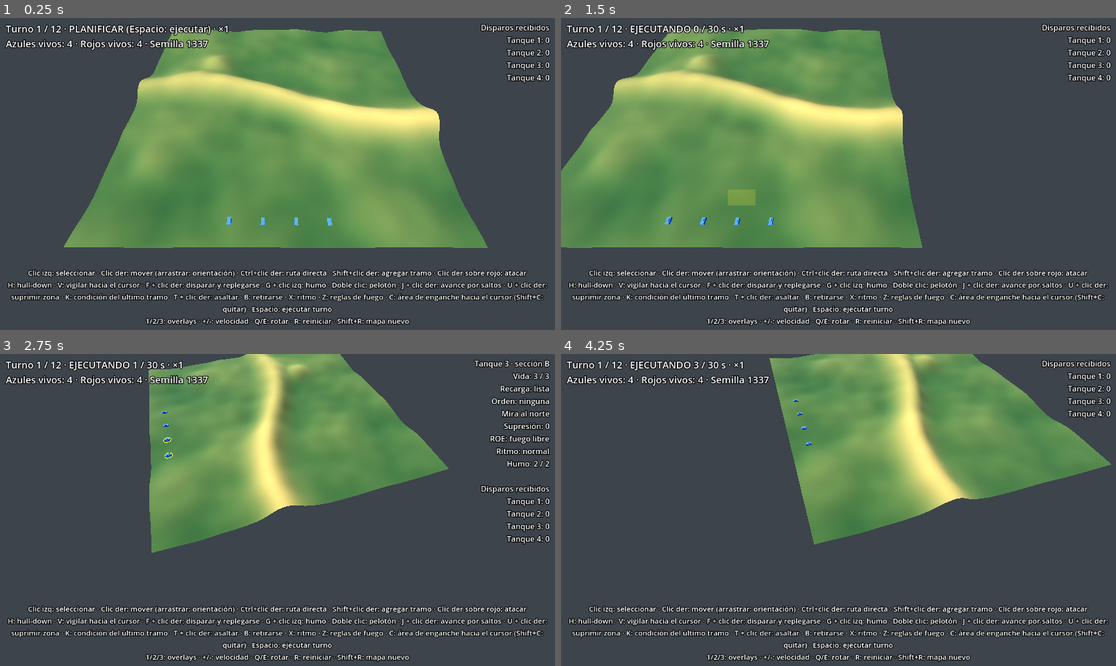
Above: before the commit, frames 1-4 (two rows, left to right).
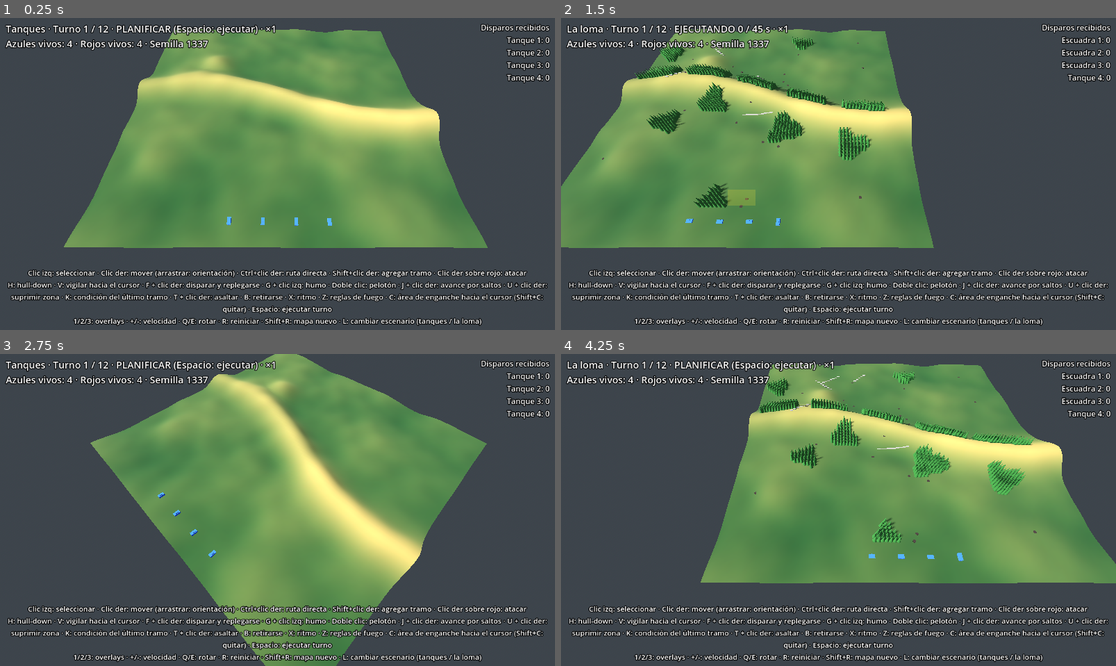
Above: after the commit, the same moments.

Repository: LeandroK99/Demogamev1
Game: Godot game, scene res://main.tscn
Same seed, same stepped clock (60 frames per second), same inputs: the game is played once before the commit and once after it.
Inputs (mouse positions are in pixels of both pictures, inside the frame that each line leads up to):
- Up to frame 1 (0.25 s): no input
- Up to frame 2 (1.5 s): tap Enter at 0.5 s; move the mouse to (960, 158) at 0.52 s; hold D 0.53-1.25 s; tap L at 0.6 s; click (960, 158) at 0.67 s; tap Space at 0.77 s; drag from (727, 189) to (810, 236) at 1.27 s
- Up to frame 3 (2.75 s): move the mouse to (333, 441) at 2.02 s; hold D from 2.03 s (still down); hold Q from 2.03 s (still down); tap L at 2.3 s
- Up to frame 4 (4.25 s): release D at 2.75 s; release Q at 2.75 s; drag from (810, 572) to (672, 463) at 2.77 s; move the mouse to (1005, 556) at 3.52 s; hold A from 3.53 s (still down); tap H at 3.6 s; tap Space at 3.77 s; tap L at 3.8 s

The runs differ from the first frame. In frame 1, 1.9% of the frame differs, in the area x 2-87%, y 2-99%; in frame 2, 7.7%; in frame 3, 33%; in frame 4, 37%, in the area x 0-100%, y 0-99%.

Commit message:
fase 27: pelotón mixto y escenario La loma (tecla L)
Co-Authored-By: Claude Opus 5.5 <noreply@anthropic.com>
Claude-Session: https://claude.ai/code/session_01FRAVKPY78grxLMWDVvAnAv

Diff:
--- a/game/hud.gd
+++ b/game/hud.gd
@@ -4,7 +4,7 @@
 
 const PLAYER_SIDE: int = 0
 const HELP: String = "Clic izq: seleccionar · Clic der: mover (arrastrar: orientación) · Ctrl+clic der: ruta directa · Shift+clic der: agregar tramo · Clic der sobre rojo: atacar\n" \
-	+ "H: hull-down · V: vigilar hacia el cursor · F + clic der …(359 unchanged characters)… tar · R: reiniciar · Shift+R: mapa nuevo"
+	+ "H: hull-down · V: vigilar hacia el cursor · F + clic der …(359 unchanged characters)… tar · R: reiniciar · Shift+R: mapa nuevo · L: cambiar escenario (tanques / la loma)"
 const ORDER_NAMES: Dictionary = {
 	Unit.Order.NONE: "ninguna",
 	Unit.Order.MOVE: "mover",
@@ -86,9 +86,10 @@
 func _process(_delta: float) -> void:
 	var phase_text: String = "PLANIFICAR (Espacio: ejecutar)"
 	if world.phase == SimWorld.Phase.EXECUTE:
-		phase_text = "EJECUTANDO %d / %d s" % [world.tick_in_turn / 10, roundi(Config.TURN_SECONDS)]
-	_status.text = "Turno %d / %d · %s · ×%d\nAzules vivos: %d · Rojos vivos: %d · Semilla %d" % [
-		world.turn, Config.MAX_TURNS, phase_text, roundi(turn_controller.speed()),
+		phase_text = "EJECUTANDO %d / %d s" % [world.tick_in_turn / 10, roundi(world.ticks_per_turn * Config.TICK)]
+	var scen: String = "La loma" if world.scenario == SimWorld.Scenario.LOMA else "Tanques"
+	_status.text = "%s · Turno %d / %d · %s · ×%d\nAzules vivos: %d · Rojos vivos: %d · Semilla %d" % [
+		scen, world.turn, Config.MAX_TURNS, phase_text, roundi(turn_controller.speed()),
 		world.alive_count(0), world.alive_count(1), map_seed]
 	_unit_info.text = _unit_text()
 	if world.game_over:
@@ -99,6 +100,10 @@
 		elif world.winner != SimWorld.DRAW:
 			result = "DERROTA"
 		_banner.text = "%s\nR: jugar de nuevo · Shift+R: mapa nuevo" % result
+
+
+static func unit_name(u: Unit) -> String:
+	return "Escuadra" if u.is_infantry() else "Tanque"
 
 
 static func gate_text(gate: Dictionary) -> String:
@@ -145,7 +150,7 @@
 		var plt: Platoon = world.platoon_of(sel.id)
 		if input_controller.selected_platoon() != null:
 			lines.append("Pelotón completo (%d tanques)" % input_controller.selected_ids.size())
-		lines.append("Tanque %d · sección %s" % [sel.id + 1, Platoon.section_letter(plt.section_of(sel.id) if plt != null else -1)])
+		lines.append("%s %d · sección %s" % [unit_name(sel), sel.id + 1, Platoon.section_letter(plt.section_of(sel.id) if plt != null else -1)])
 		lines.append("%s: %d / %d" % ["Hombres" if sel.is_infantry() else "Vida", sel.hp, sel.max_hp()])
 		lines.append("Recarga: %s" % ("lista" if sel.reload_left <= 0.0 else "%.1f s" % sel.reload_left))
 		var order_text: String = ORDER_NAMES.get(sel.order, "?")
@@ -203,5 +208,5 @@
 	lines.append("Disparos recibidos")
 	for u: Unit in world.units:
 		if u.side == PLAYER_SIDE:
-			lines.append("Tanque %d: %d%s" % [u.id + 1, u.shots_received, "" if u.alive else " (destruido)"])
+			lines.append("%s %d: %d%s" % [unit_name(u), u.id + 1, u.shots_received, "" if u.alive else " (destruido)"])
 	return "\n".join(lines)
--- a/game/main.gd
+++ b/game/main.gd
@@ -2,6 +2,7 @@
 ## Punto de entrada: construye todo por código. R reinicia con la misma semilla; Shift+R con una nueva.
 
 var map_seed: int = Config.SEED
+var scenario: int = SimWorld.Scenario.TANKS
 var world: SimWorld
 var height_field: HeightField
 var terrain_view: TerrainView
@@ -25,6 +26,11 @@
 
 func _unhandled_input(event: InputEvent) -> void:
 	var key: InputEventKey = event as InputEventKey
+	if key != null and key.pressed and not key.echo and key.physical_keycode == KEY_L:
+		# L: alterna entre la demo de tanques y la loma (reinicia la partida)
+		scenario = SimWorld.Scenario.LOMA if scenario == SimWorld.Scenario.TANKS else SimWorld.Scenario.TANKS
+		_start_game(map_seed)
+		return
 	if key != null and key.pressed and not key.echo and key.physical_keycode == KEY_R:
 		if key.shift_pressed:
 			map_seed = randi() % 100000
@@ -40,7 +46,7 @@
 	add_child(_game_root)
 	unit_views = []
 
-	world = SimWorld.new(p_seed)
+	world = SimWorld.new(p_seed, null, true, scenario)
 	height_field = world.height_field
 
 	terrain_view = TerrainView.new()
--- a/sim/config.gd
+++ b/sim/config.gd
@@ -91,13 +91,25 @@
 const SUPPRESSED_FIRE_FACTOR: float = 0.5
 const TANK_BUTTONED_SPOT_FACTOR: float = 0.5 # tanque con supresión alta (abotonado): ve a esta fracción
 const MORALE_PER_CASUALTY: float = 8.0
-const MORALE_SUPP_DRAIN: float = 1.0 # por segundo mientras está suprimida
-const MORALE_RECOVER_PER_TURN: float = 10.0 # al terminar el turno sin estar suprimida
+const MORALE_SUPP_DRAIN: float = 0.3 # por segundo mientras está suprimida
+const MORALE_RECOVER_PER_TURN: float = 15.0 # al terminar el turno sin estar suprimida
 const MORALE_BREAK: float = 25.0 # por debajo, se quiebra
 const MORALE_RALLY: float = 40.0 # quebrada, se recupera al llegar a esto
 const SUPPRESS_AREA_RADIUS: float = 3.0 # celdas: zona que bate la orden suprimir
 const SUPPRESS_AREA_SUPP: float = 0.7 # fracción de la supresión del arma que recibe cada unidad en la zona
 const SUPPRESS_AREA_HIT_FACTOR: float = 0.2 # el fuego de área casi no mata
+
+# --- Escenario "La loma" (infantería + tanque contra infantería + tanque) ---
+const LOMA_SQUADS: int = 3 # escuadras por bando
+const LOMA_TANKS: int = 1 # tanques por bando
+const LOMA_TURN_SECONDS: float = 45.0
+const LOMA_SQUAD_SPACING: int = 7 # celdas entre unidades al desplegar
+const LOMA_RED_BEHIND_CREST: int = 4 # celdas detrás del eje de la cresta donde despliega el rojo
+const LOMA_FOREST_FROM: int = 3 # bosque de la contrapendiente: de esta distancia detrás del eje...
+const LOMA_FOREST_TO: int = 8 # ... hasta esta
+const LOMA_FOREST_X_STEP: int = 18 # celdas entre manchas de bosque a lo largo de la cresta
+const LOMA_FOREST_HALF_W: int = 6 # medio ancho (en x) de cada mancha
+const TANK_SUPPORT_BACK: float = 12.0 # celdas: el tanque de un pelotón mixto se queda esto detrás de la infantería
 
 # --- Generación del terreno ---
 const NOISE_FREQUENCY: float = 0.02 # frecuencia del Simplex
--- a/sim/cover_map.gd
+++ b/sim/cover_map.gd
@@ -79,3 +79,12 @@
 		var c: Vector2i = Vector2i(rng.randi_range(2, size - 3), rng.randi_range(lo, hi))
 		if type_at(c) == Type.NONE:
 			set_type(c, Type.PIT)
+
+
+## Bosques en la contrapendiente norte de la cresta central (escenario "La loma").
+func add_ridge_forest(hf: HeightField) -> void:
+	for x0: int in range(Config.LOMA_FOREST_X_STEP / 2, size, Config.LOMA_FOREST_X_STEP):
+		for x: int in range(x0 - Config.LOMA_FOREST_HALF_W, x0 + Config.LOMA_FOREST_HALF_W + 1):
+			var ry: int = roundi(hf.ridge_center_y(float(x)))
+			for back: int in range(Config.LOMA_FOREST_FROM, Config.LOMA_FOREST_TO + 1):
+				set_type(Vector2i(x, ry - back), Type.FOREST)
--- a/sim/sim_world.gd
+++ b/sim/sim_world.gd
@@ -4,6 +4,9 @@
 ## Ciclo WeGo: PLAN (se aceptan órdenes) -> EXECUTE (ticks_per_turn ticks) -> PLAN ...
 
 enum Phase { PLAN, EXECUTE }
+## TANKS: la demo original (4 tanques por bando, sin cobertura). LOMA: infantería y un tanque
+## por bando, con cobertura; el rojo defiende la cresta central.
+enum Scenario { TANKS, LOMA }
 enum Aspect { FRONT, FLANK, REAR }
 const NO_WINNER: int = -1
 const DRAW: int = 2
@@ -50,13 +53,15 @@
 var _exposure: Array[PackedFloat32Array] = []
 var _pathfinder_side: Array[int] = [-1, -1] # por tipo: bando cuya exposición está cargada en su pathfinder
 var ai: AICommander = null # IA del bando rojo (null = sin IA)
+var scenario: int = Scenario.TANKS
 var _forcing: bool = false # órdenes que da la propia simulación (una retirada por moral quebrada)
 var cover: CoverMap = null # cobertura fina (null = sin cobertura, como en la demo de tanques)
 
 
 ## Si hf es null se genera el terreno procedural con la semilla.
 ## with_ai: si el bando rojo lo maneja AICommander (los tests pueden apagarlo).
-func _init(sim_seed: int = Config.SEED, hf: HeightField = null, with_ai: bool = true) -> void:
+func _init(sim_seed: int = Config.SEED, hf: HeightField = null, with_ai: bool = true, p_scenario: int = Scenario.TANKS) -> void:
+	scenario = p_scenario
 	if with_ai:
 		ai = AICommander.new(1)
 	rng.seed = sim_seed
@@ -69,7 +74,15 @@
 	pathfinders = [Pathfinder.new(hf), Pathfinder.new(hf, Config.INF_MAX_SLOPE)]
 	pathfinder = pathfinders[Unit.Kind.TANK]
 	invalidate_exposure()
-	_deploy()
+	if scenario == Scenario.LOMA:
+		ticks_per_turn = roundi(Config.LOMA_TURN_SECONDS / Config.TICK)
+		var cm: CoverMap = CoverMap.new(hf.size)
+		cm.generate(sim_seed)
+		cm.add_ridge_forest(hf)
+		set_cover(cm)
+		_deploy_loma()
+	else:
+		_deploy()
 	update_detection()
 	start_plan()
 
@@ -92,6 +105,43 @@
 				secs.append(PackedInt32Array())
 			secs[secs.size() - 1].append(side * Config.UNITS_PER_SIDE + i)
 		platoons.append(Platoon.new(side, side, secs))
+
+
+## La loma: por bando, LOMA_SQUADS escuadras y LOMA_TANKS tanques. El azul al sur;
+## el rojo detrás de la cresta central. Pelotón con dos secciones: infantería y tanques.
+func _deploy_loma() -> void:
+	var n: int = height_field.size
+	var count: int = Config.LOMA_SQUADS + Config.LOMA_TANKS
+	var first_x: int = n / 2 - (count - 1) * Config.LOMA_SQUAD_SPACING / 2
+	for side: int in 2:
+		var inf_ids: PackedInt32Array = PackedInt32Array()
+		var tank_ids: PackedInt32Array = PackedInt32Array()
+		for i: int in count:
+			var kind: int = Unit.Kind.INFANTRY if i < Config.LOMA_SQUADS else Unit.Kind.TANK
+			var x: int = first_x + i * Config.LOMA_SQUAD_SPACING
+			var y: int = n - 1 - Config.DEPLOY_EDGE_MARGIN
+			if side == 1:
+				y = roundi(height_field.ridge_center_y(float(x))) - Config.LOMA_RED_BEHIND_CREST
+			var c: Vector2i = _nearest_walkable(Vector2i(x, y), kind)
+			var u: Unit = add_unit(side, Vector2(c), kind)
+			if kind == Unit.Kind.INFANTRY:
+				inf_ids.append(u.id)
+			else:
+				tank_ids.append(u.id)
+		var secs: Array[PackedInt32Array] = [inf_ids, tank_ids]
+		platoons.append(Platoon.new(side, side, secs))
+
+
+## Celda transitable para el tipo más cercana a c (c si ya lo es).
+func _nearest_walkable(c: Vector2i, kind: int) -> Vector2i:
+	var pf: Pathfinder = pathfinders[kind]
+	for r: int in 12:
+		for dy: int in range(-r, r + 1):
+			for dx: int in range(-r, r + 1):
+				var t: Vector2i = c + Vector2i(dx, dy)
+				if maxi(absi(dx), absi(dy)) == r and pf.is_walkable(t):
+					return t
+	return c
 
 
 ## Activa la cobertura fina: la línea de visión, los pathfinders y la exposición la usan.
@@ -443,11 +493,28 @@
 	secs.sort_custom(func(a: Array, b: Array) -> bool:
 		return _centroid(a).dot(perp) < _centroid(b).dot(perp))
 	var out: Dictionary = {}
-	for i: int in secs.size():
-		var center: Vector2 = Vector2(target) + perp * (float(i) - float(secs.size() - 1) * 0.5) * Config.SECTION_GAP
+	# Pelotón mixto: la infantería va al objetivo y los tanques se quedan atrás, cubriéndola
+	var foot: Array[Array] = []
+	var support: Array[int] = []
+	for sec: Array in secs:
+		if units[int(sec[0])].is_infantry():
+			foot.append(sec)
+		else:
+			for uid: int in sec:
+				support.append(uid)
+	if foot.is_empty() or support.is_empty():
+		foot = secs
+		support.clear()
+	for i: int in foot.size():
+		var center: Vector2 = Vector2(target) + perp * (float(i) - float(foot.size() - 1) * 0.5) * Config.SECTION_GAP
 		var ids: Array[int] = []
-		ids.assign(secs[i])
+		ids.assign(foot[i])
 		out.merge(formation_cells(ids, _clamp_cell(Vector2i(center.round())), facing))
+	if not support.is_empty():
+		var back: Vector2 = _centroid(support) - Vector2(target)
+		var dist: float = minf(Config.TANK_SUPPORT_BACK, back.length())
+		var at: Vector2 = Vector2(target) + (back.normalized() if back.length() > 0.001 else Vector2(0.0, 1.0)) * dist
+		out.merge(formation_cells(support, _nearest_walkable(_clamp_cell(Vector2i(at.round())), Unit.Kind.TANK), facing))
 	return out
 
 
--- /dev/null
+++ b/tests/test_loma.gd
@@ -0,0 +1,70 @@
+extends TestBase
+## Tests del escenario "La loma" y del pelotón mixto.
+
+
+func _loma() -> SimWorld:
+	return SimWorld.new(1337, null, false, SimWorld.Scenario.LOMA)
+
+
+func test_loma_deploys_mixed_platoons() -> void:
+	var world: SimWorld = _loma()
+	for side: int in 2:
+		var inf: int = 0
+		var tanks: int = 0
+		for u: Unit in world.units:
+			if u.side == side:
+				if u.is_infantry():
+					inf += 1
+				else:
+					tanks += 1
+		assert_eq(inf, Config.LOMA_SQUADS, "escuadras del bando %d" % side)
+		assert_eq(tanks, Config.LOMA_TANKS, "tanques del bando %d" % side)
+		var p: Platoon = world.platoons[side]
+		assert_eq(p.sections.size(), 2, "dos secciones: infantería y tanques")
+	assert_eq(world.ticks_per_turn, roundi(Config.LOMA_TURN_SECONDS / Config.TICK), "turnos de 45 s")
+	assert_true(world.cover != null, "hay cobertura")
+
+
+func test_red_defends_the_crest() -> void:
+	var world: SimWorld = _loma()
+	var hf: HeightField = world.height_field
+	for u: Unit in world.units:
+		if u.side != 1:
+			continue
+		var ry: float = hf.ridge_center_y(u.pos.x)
+		assert_true(u.pos.y < ry and u.pos.y > ry - 15.0, "rojo %d detrás de la cresta (y %.0f, eje %.0f)" % [u.id, u.pos.y, ry])
+		assert_true(world.pathfinders[u.kind].is_walkable(u.cell()), "en celda transitable")
+
+
+func test_reverse_slope_forest() -> void:
+	var world: SimWorld = _loma()
+	var hf: HeightField = world.height_field
+	var x: int = Config.LOMA_FOREST_X_STEP / 2
+	var ry: int = roundi(hf.ridge_center_y(float(x)))
+	assert_true(world.cover.is_forest(Vector2i(x, ry - Config.LOMA_FOREST_FROM)), "bosque en la contrapendiente")
+
+
+func test_mixed_platoon_tank_stays_behind() -> void:
+	var world: SimWorld = _loma()
+	var target: Vector2i = Vector2i(48, 70)
+	assert_true(world.order_platoon_move(0, target), "orden aceptada")
+	var tank: Unit = null
+	var inf_d: float = 0.0
+	for u: Unit in world.units:
+		if u.side != 0:
+			continue
+		var d: float = Vector2(world.destination(u)).distance_to(Vector2(target))
+		if u.is_infantry():
+			inf_d = maxf(inf_d, d)
+		else:
+			tank = u
+	var tank_d: float = Vector2(world.destination(tank)).distance_to(Vector2(target))
+	assert_true(tank_d > inf_d + 3.0, "el tanque queda detrás (%.1f vs %.1f)" % [tank_d, inf_d])
+	assert_true(world.destination(tank).y > target.y, "detrás, del lado azul")
+
+
+func test_tank_scenario_unchanged() -> void:
+	var world: SimWorld = SimWorld.new(1337, null, false)
+	assert_eq(world.units.size(), Config.UNITS_PER_SIDE * 2, "4 tanques por bando")
+	assert_true(world.cover == null, "sin cobertura")
+	assert_eq(world.ticks_per_turn, roundi(Config.TURN_SECONDS / Config.TICK), "turnos de 30 s")
